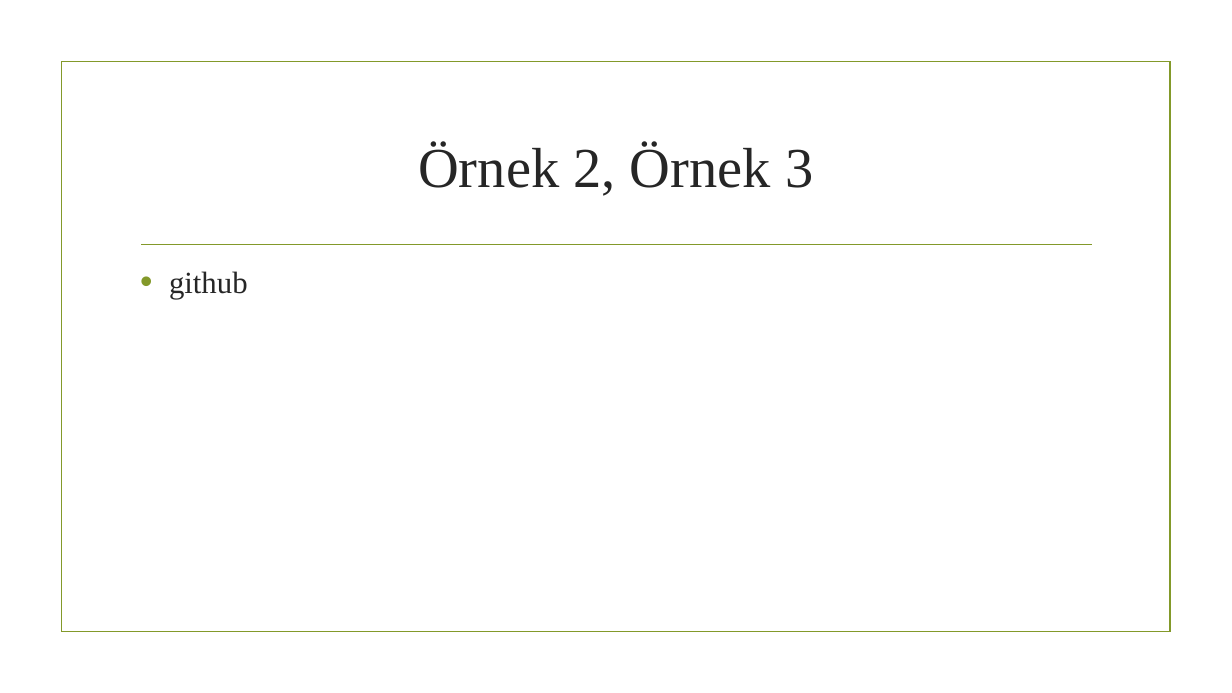
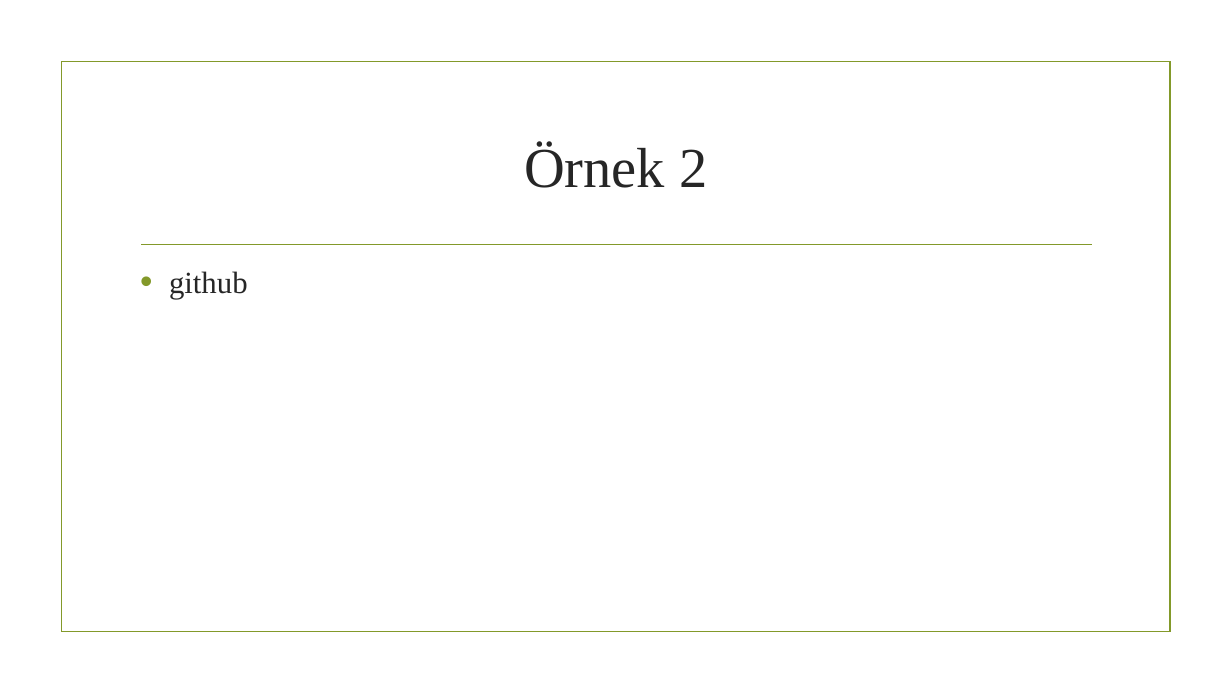
Before and after one commit to ozgurkaplan/MsMeetup20171025, a slide deck: slide 11 of Dependency Injection with net Core.pptx. Drawn at 1232x693 pixels with LibreOffice and Linux fonts; fonts in the diff are those of the drawing; background and template pictures are left out. Boxes give left, top, right and bottom in pixels: in the first picture for what was removed or moved away, otherwise in the second. Text is boxed around its words. In the diff, an @@ line names an element or a change of style, - is before the commit and + after.

```diff
--- a/Dependency Injection with net Core.pptx
+++ b/Dependency Injection with net Core.pptx
@@ title at [524,143,707,188]: text changed @@
-Örnek 2, Örnek 3
+Örnek 2
```
Also in this commit, not shown: 2 other slides changed, 1 slide removed.
